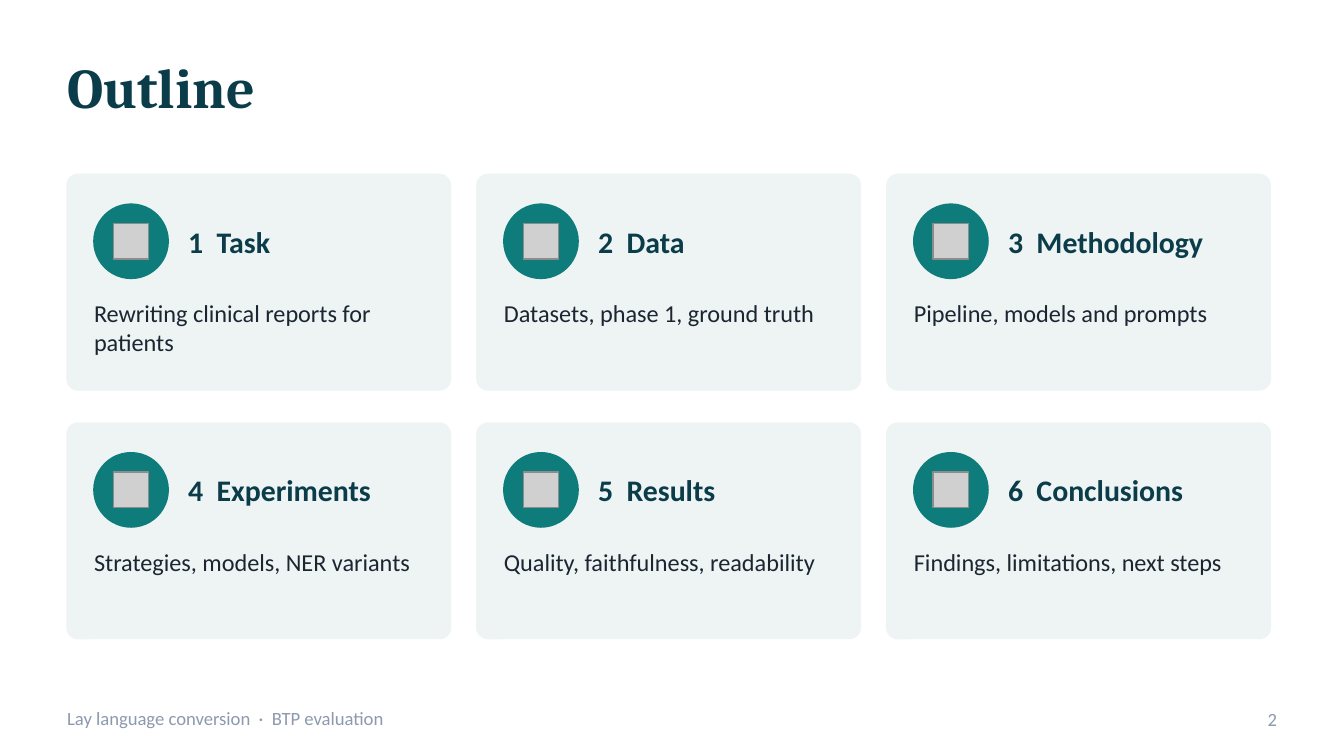
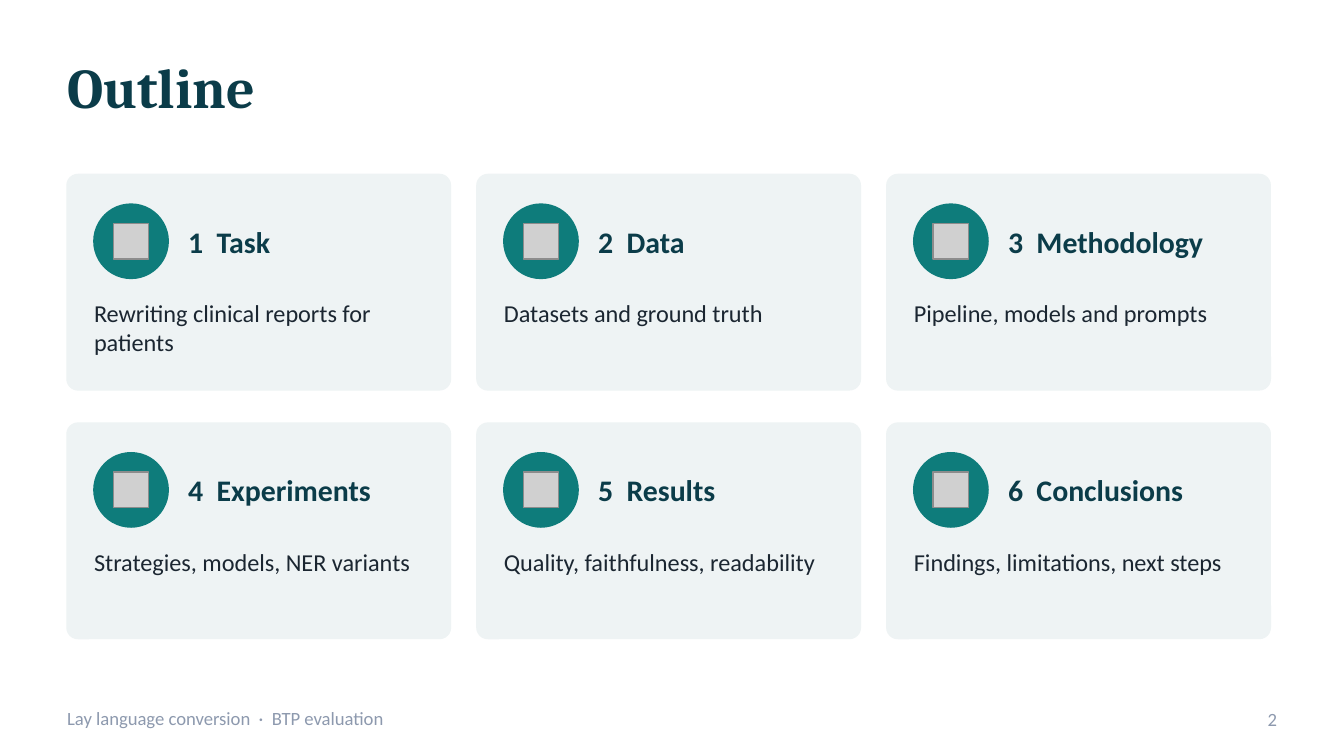
Before and after one commit to bibesgotthevibes/btp-Project, a slide deck: slide 2 of docs/BTP_Lay_Language_Conversion_Evaluation.pptx. Drawn at 1344x756 pixels with LibreOffice and Linux fonts; fonts in the diff are those of the drawing; grey boxes stand for pictures. Boxes give left, top, right and bottom in pixels: in the first picture for what was removed or moved away, otherwise in the second. Text is boxed around its words. In the diff, an @@ line names an element or a change of style, - is before the commit and + after.

```diff
--- a/docs/BTP_Lay_Language_Conversion_Evaluation.pptx
+++ b/docs/BTP_Lay_Language_Conversion_Evaluation.pptx
@@ text at box(504, 305, 762, 326): text changed @@
-Datasets, phase 1, ground truth
+Datasets and ground truth
```
Also in this commit, not shown: 7 other slides changed, 1 other file.
